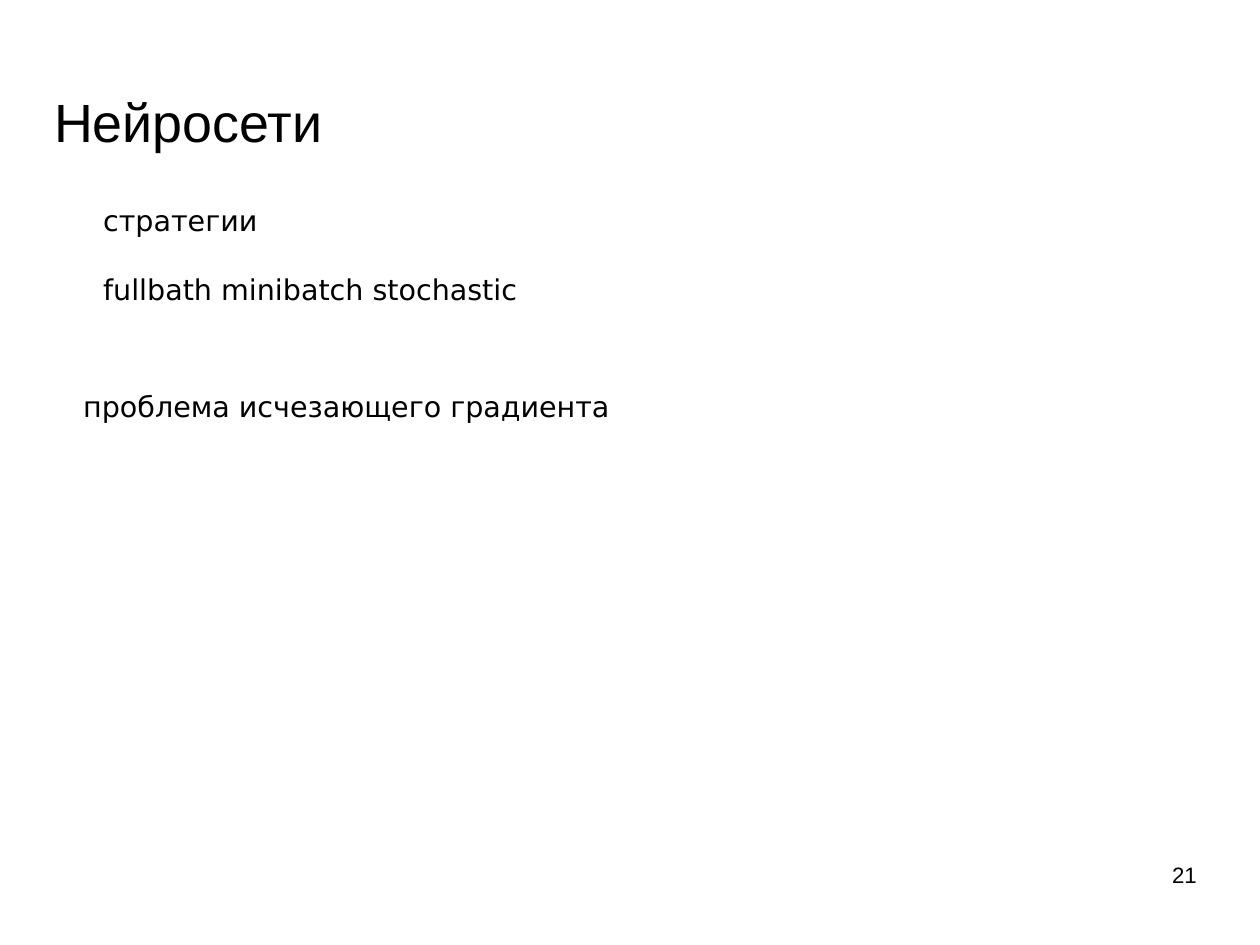
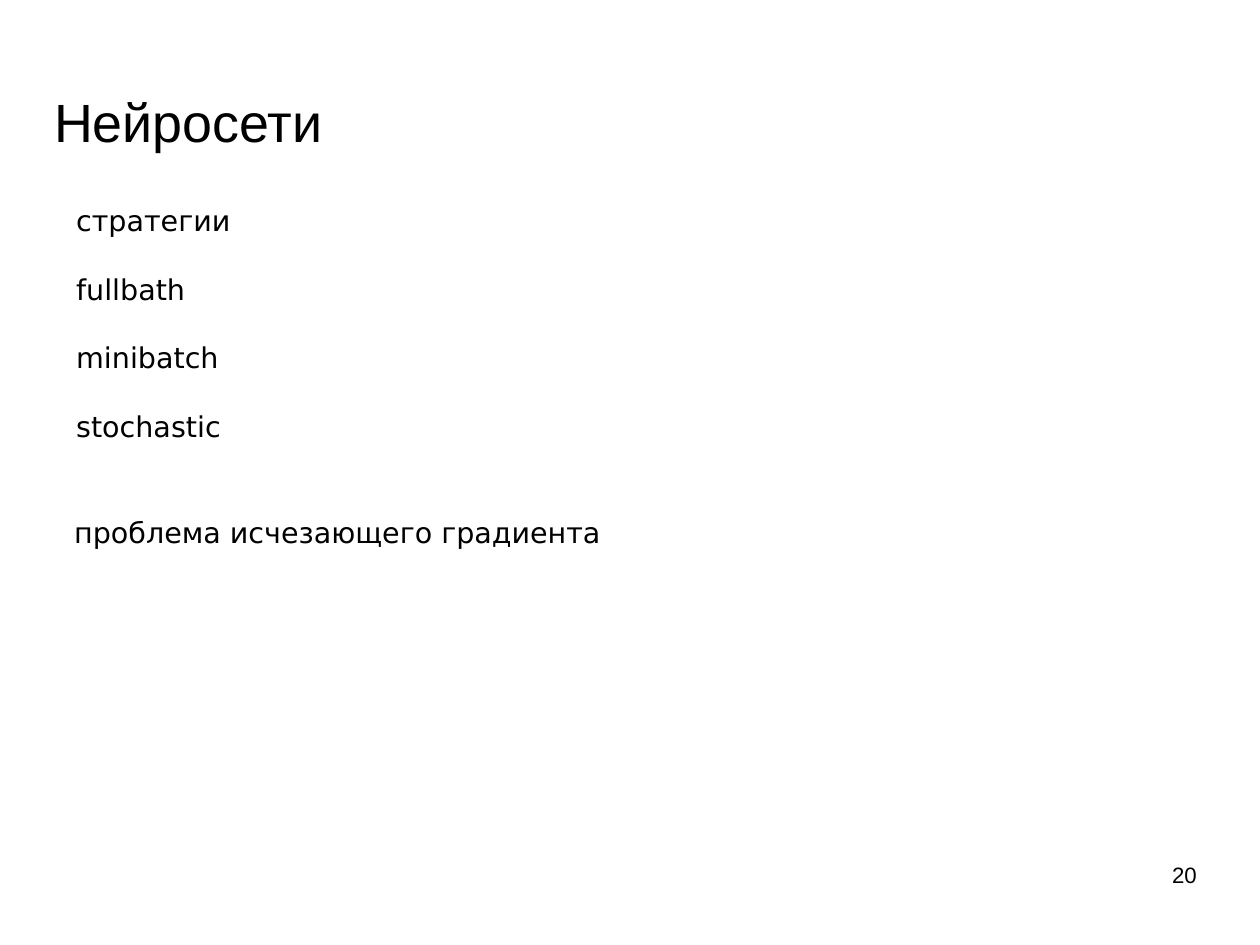
Before and after one commit to mechanoid5/ml_lectorium_legacy, a slide deck: slide 20 of 10-ann.odp (slide 21 before the commit). Drawn at 1260x945 pixels with LibreOffice and Linux fonts; fonts in the diff are those of the drawing; background and template pictures are left out. Boxes give left, top, right and bottom in pixels: in the first picture for what was removed or moved away, otherwise in the second. Text is boxed around its words. In the diff, an @@ line names an element or a change of style, - is before the commit and + after.

```diff
--- a/10-ann.odp
+++ b/10-ann.odp
@@ text "стратегии" moved from (x1=103, y1=215, x2=517, y2=301) to (x1=76, y1=215, x2=230, y2=438) @@
@@ text at (x1=76, y1=278, x2=221, y2=438): text changed @@
-fullbath minibatch stochastic
+fullbath
+minibatch
+stochastic
@@ text "проблема исчезающего градиента" moved from (x1=83, y1=395, x2=609, y2=423) to (x1=74, y1=521, x2=600, y2=549) @@
@@ page number at (x1=1172, y1=867, x2=1197, y2=884): text changed @@
-21
+20
```
Also in this commit, not shown: 4 other slides changed, 13 slides added, 1 slide removed.
